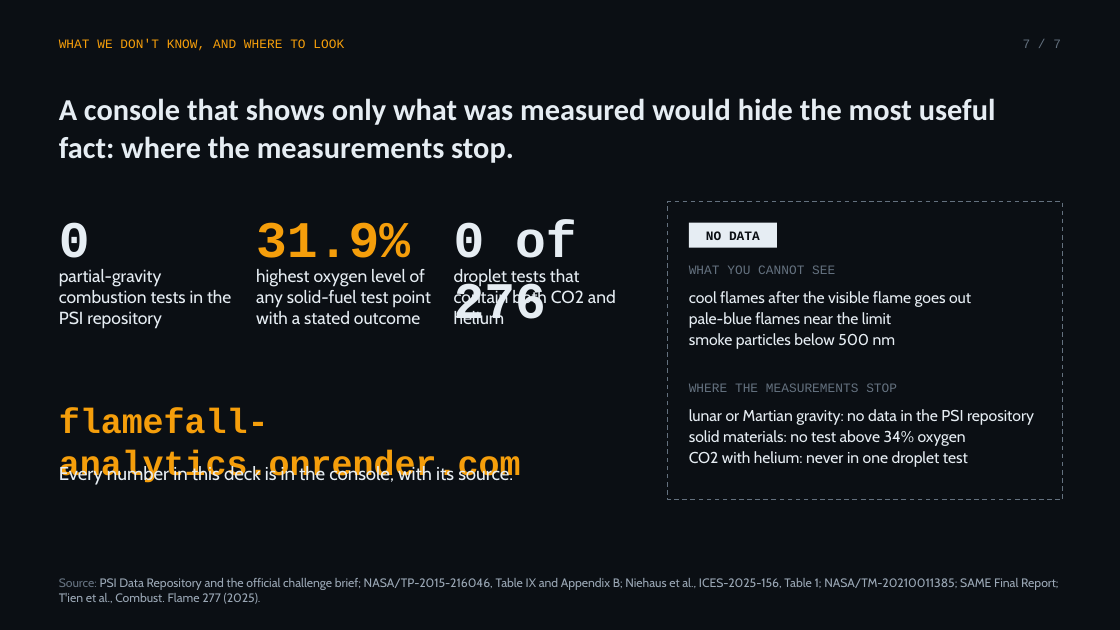
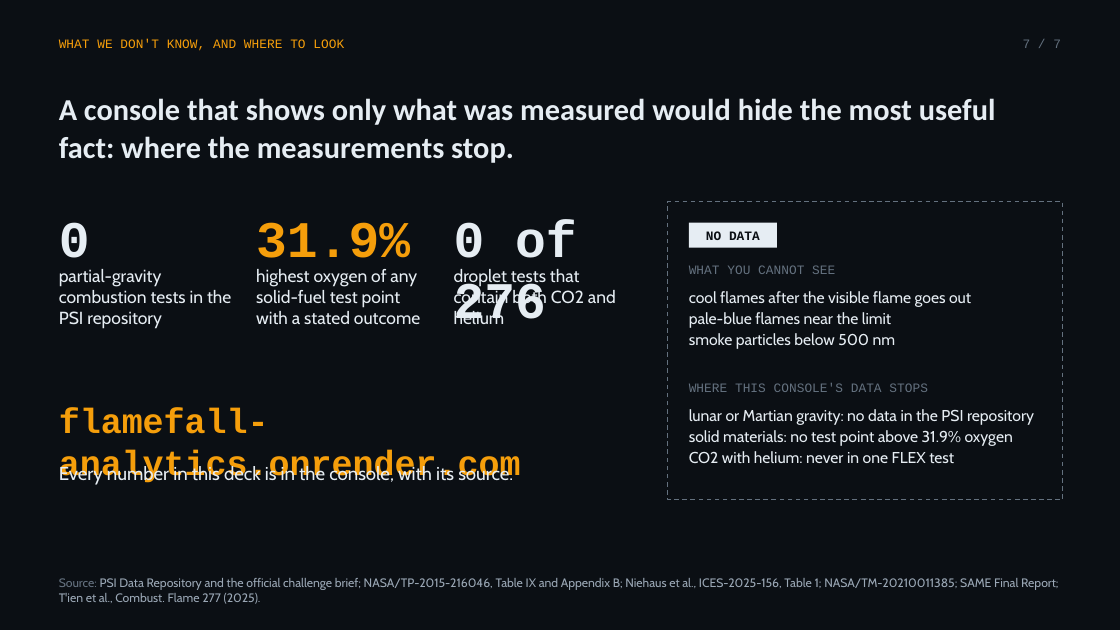
Before and after one commit to ZOGWORK/flamefall-analytics, a slide deck: slide 7 of docs/Flamefall-Analytics-deck.pptx. Drawn at 1120x630 pixels with LibreOffice and Linux fonts; fonts in the diff are those of the drawing. Boxes give left, top, right and bottom in pixels: in the first picture for what was removed or moved away, otherwise in the second. Text is boxed around its words. In the diff, an @@ line names an element or a change of style, - is before the commit and + after.

Commit message:
docs/Flamefall-Analytics-deck.pptx: rebuild with the corrected slides 4, 5, 6 and 7

```diff
--- a/docs/Flamefall-Analytics-deck.pptx
+++ b/docs/Flamefall-Analytics-deck.pptx
@@ text at (x1=256, y1=269, x2=420, y2=324): text changed @@
-highest oxygen level of any solid-fuel test point with a stated outcome
+highest oxygen of any solid-fuel test point with a stated outcome
@@ text at (x1=689, y1=383, x2=928, y2=392): text changed @@
-WHERE THE MEASUREMENTS STOP
+WHERE THIS CONSOLE'S DATA STOPS
@@ text at (x1=689, y1=430, x2=1013, y2=463): text changed @@
-solid materials: no test above 34% oxygen
-CO2 with helium: never in one droplet test
+solid materials: no test point above 31.9% oxygen
+CO2 with helium: never in one FLEX test
```
Also in this commit, not shown: 3 other slides changed.
